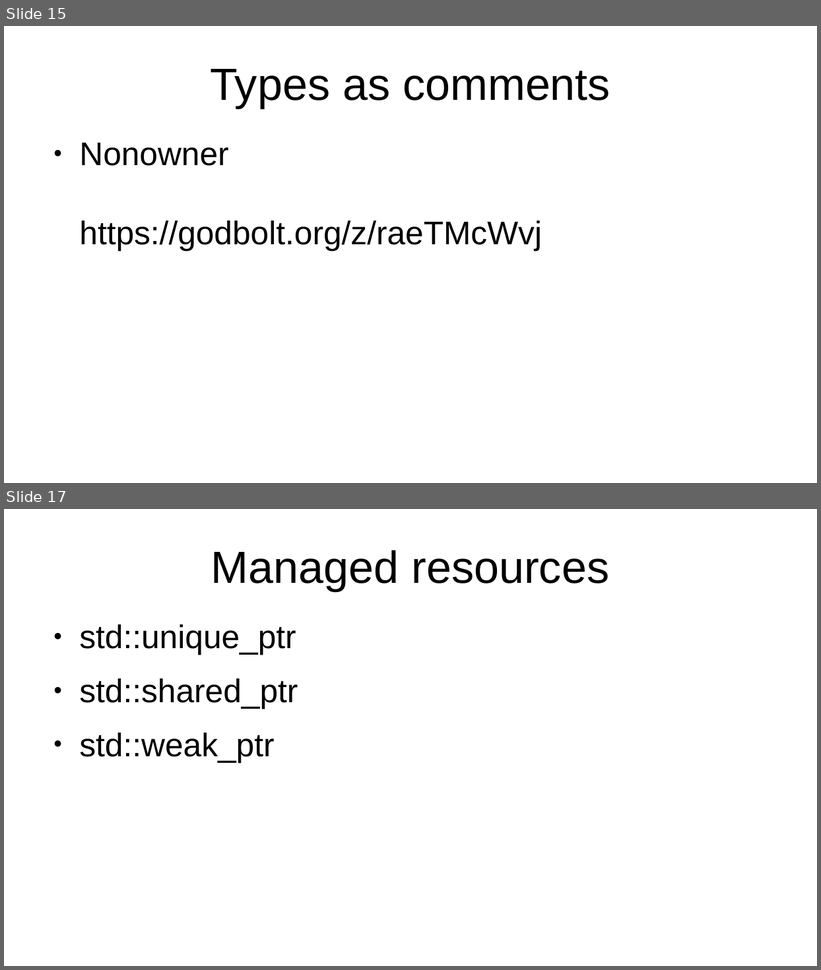
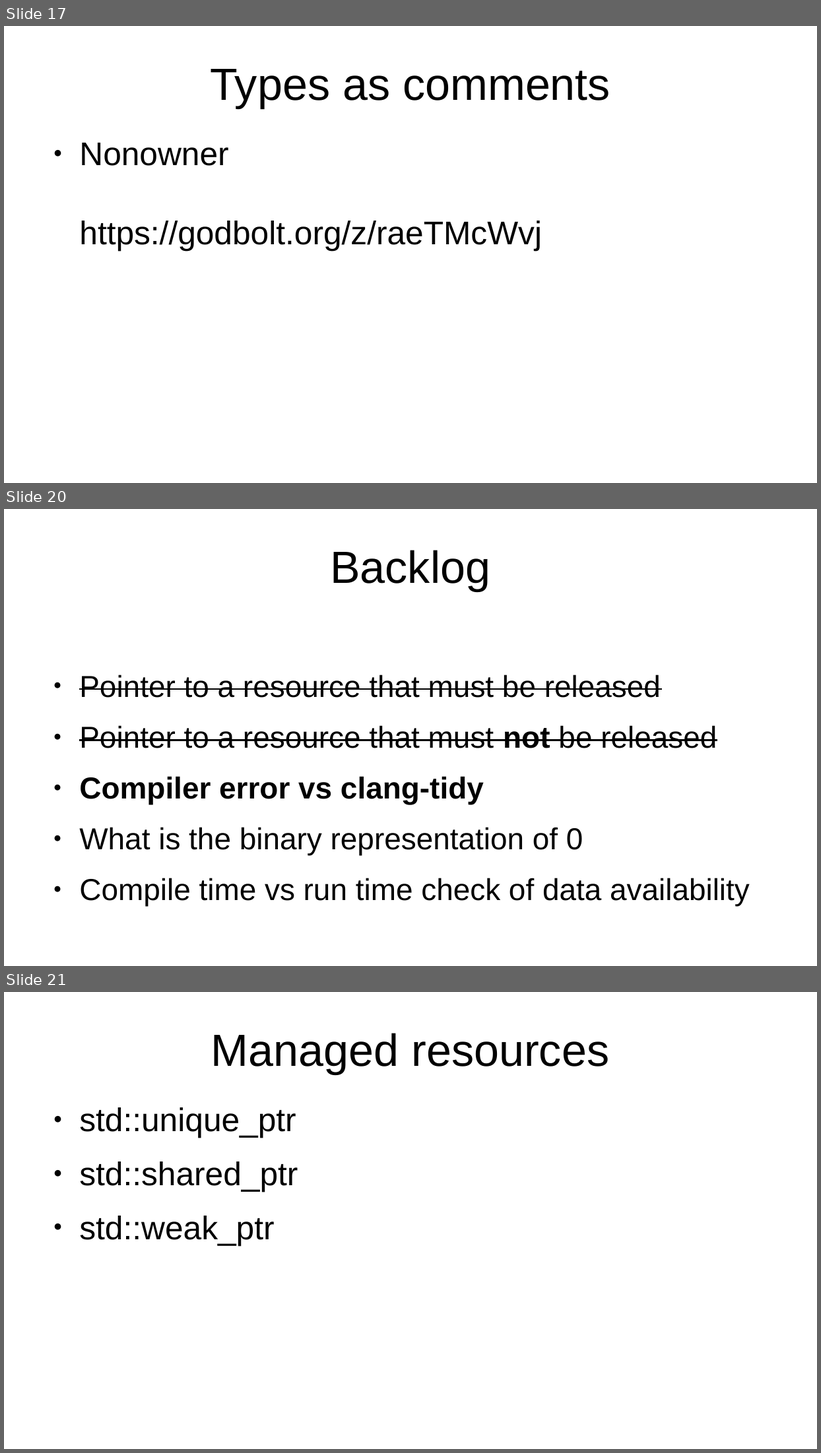
Before and after one commit to marcpawl/nullptr, a slide deck: slideshow.odp. Shown one above the other, each under a label of ours: slides 15 and 17 before the commit, slides 17, 20 and 21 after it; the slides between them are not shown. The pictures are 821x970 and 821x1453 pixels, drawn with LibreOffice and Linux fonts; fonts in the diff are those of the drawing. Boxes give left, top, right and bottom in pixels: in the first picture for what was removed or moved away, otherwise in the second. Text is boxed around its words. In the diff, an @@ line names an element or a change of style, - is before the commit and + after.

Commit message:
Slides about nullptr representation

```diff
--- a/slideshow.odp
+++ b/slideshow.odp
@@ slide 20 added at (4,509,817,966), background #FFFFFF @@
@@ title added at (330,550,490,591), 44 pt, text #000000 @@
+Backlog
@@ text added at (79,675,750,906), 29.6 pt, text #000000 @@
+● Pointer to a resource that must be released
+● Pointer to a resource that must not be released
+● Compiler error vs clang-tidy
+● What is the binary representation of 0
+● Compile time vs run time check of data availability
@@ what was slide 15 is now slide 17 @@
@@ what was slide 17 is now slide 21 @@
```
Also in this commit, not shown: 1 slide changed, 8 other slides added, 1 slide removed.
